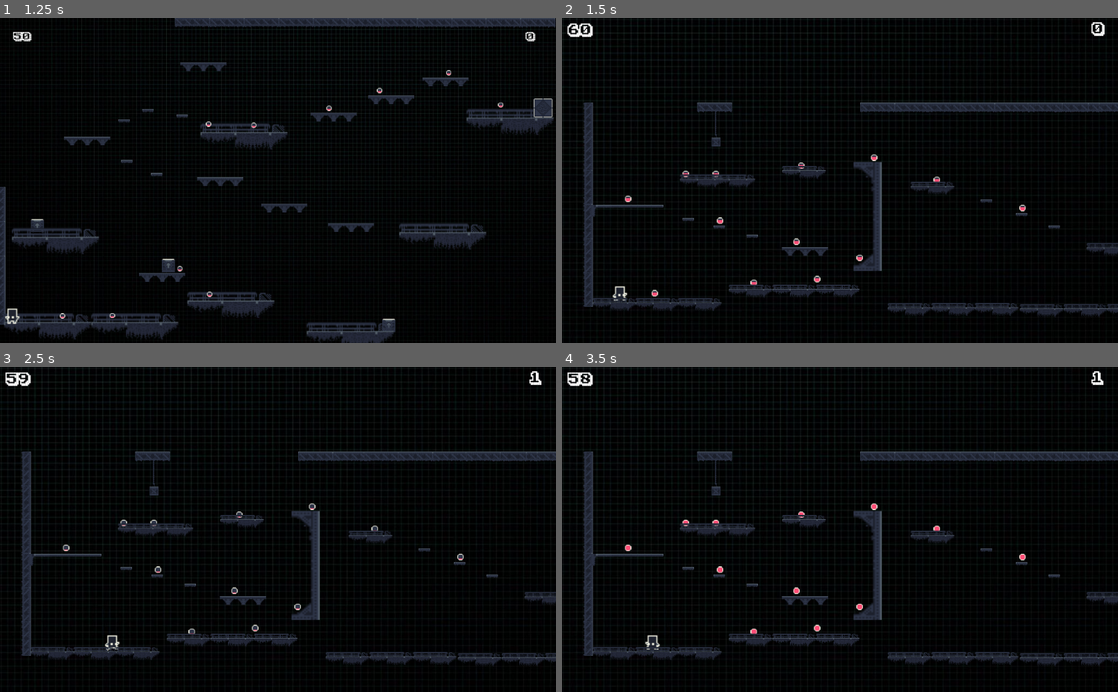
Above: before the commit, frames 1-4 (two rows, left to right).
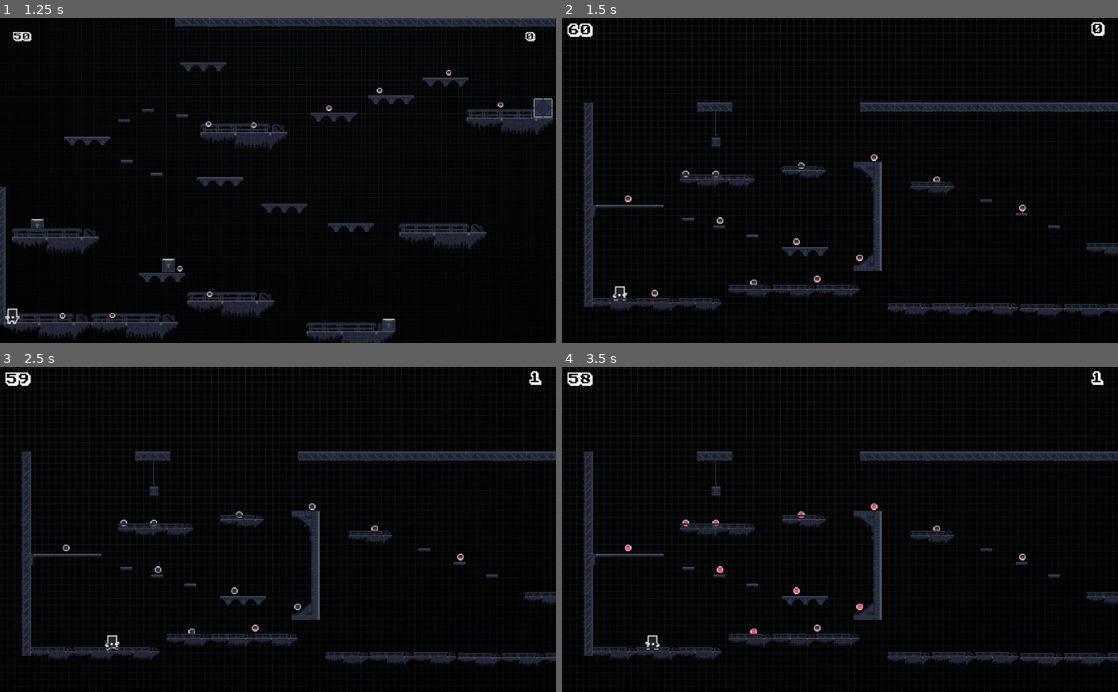
Above: after the commit, the same moments.

Repository: sennedjem/-unq-ipv-minion3
Game: Godot game, scene res://Resources/EscenaInicial.tscn
The game is run twice, just before and just after one commit, with the same random seed, the same clock (stepped at 60 frames per second) and the same inputs. Sound files missing from this copy of the repository are replaced by a short silence.
Inputs:
- Up to frame 1 (1.25 s): click "Iniciar juego" at 0.5 s
- Up to frame 2 (1.5 s): tap Enter (ui_accept) at 1.25, 1.35 s; hold Right (ui_right) from 1.28 s (still down)
- Up to frame 3 (2.5 s): keep holding Right (ui_right); tap Enter (ui_accept) at 1.52, 1.82, 2.1, 2.27 s
- Up to frame 4 (3.5 s): tap Enter (ui_accept) at 2.57, 2.85 s; release Right (ui_right) at 2.78 s; hold Left (ui_left) from 2.78 s (still down)

Frame 1 is identical in both runs. In frame 2, less than 0.1% of the frame differs, in the area x 11-84%, y 42-86%; in frame 3, less than 0.1%; in frame 4, less than 0.1%.

Commit message:
mecanica de freno de tiempo se llevo a nivel 2  y 3

Diff:
--- a/Scripts/PrimerNivel.gd
+++ b/Scripts/PrimerNivel.gd
@@ -16,7 +16,6 @@
 
 func _process(delta):
 	check_ending()
-	print($PersonajeJugable.caminando)
 	if $PersonajeJugable.caminando:
 		_retomar_juego()
 	else:
--- a/Scripts/SegundoNivel.gd
+++ b/Scripts/SegundoNivel.gd
@@ -17,6 +17,75 @@
 		puede_avanzar = true
 	elif (coins_collected >= 7):
 		$"Caja Final/AnimatedSprite".play("mitad")
+	if $PersonajeJugable.caminando:
+		_retomar_juego()
+	else:
+		_frenar_juego()
+
+func _frenar_juego():
+	if $Monedas/Coin/AnimatedSprite:
+		$Monedas/Coin/AnimatedSprite.stop()
+	if $Monedas/Coin2/AnimatedSprite:
+		$Monedas/Coin2/AnimatedSprite.stop()
+	if $Monedas/Coin3/AnimatedSprite:
+		$Monedas/Coin3/AnimatedSprite.stop()
+	if $Monedas/Coin4/AnimatedSprite:
+		$Monedas/Coin4/AnimatedSprite.stop()
+	if $Monedas/Coin5/AnimatedSprite:
+		$Monedas/Coin5/AnimatedSprite.stop()
+	if $Monedas/Coin6/AnimatedSprite:
+		$Monedas/Coin6/AnimatedSprite.stop()
+	if $Monedas/Coin7/AnimatedSprite:
+		$Monedas/Coin7/AnimatedSprite.stop()
+	if $Monedas/Coin8/AnimatedSprite:
+		$Monedas/Coin8/AnimatedSprite.stop()
+	if $Monedas/Coin9/AnimatedSprite:
+		$Monedas/Coin9/AnimatedSprite.stop()
+	if $Monedas/Coin10/AnimatedSprite:
+		$Monedas/Coin10/AnimatedSprite.stop()
+	if $Monedas/Coin11/AnimatedSprite:
+		$Monedas/Coin11/AnimatedSprite.stop()
+	if $Monedas/Coin12/AnimatedSprite:
+		$Monedas/Coin12/AnimatedSprite.stop()
+	if $Monedas/Coin13/AnimatedSprite:
+		$Monedas/Coin13/AnimatedSprite.stop()
+	if $Monedas/Coin14/AnimatedSprite:
+		$Monedas/Coin14/AnimatedSprite.stop()
+	$Timer.stop()
+	$"Caja Final/AnimatedSprite".stop()
+
+func _retomar_juego():
+	if $Monedas/Coin/AnimatedSprite:
+		$Monedas/Coin/AnimatedSprite.play()
+	if $Monedas/Coin2/AnimatedSprite:
+		$Monedas/Coin2/AnimatedSprite.play()
+	if $Monedas/Coin3/AnimatedSprite:
+		$Monedas/Coin3/AnimatedSprite.play()
+	if $Monedas/Coin4/AnimatedSprite:
+		$Monedas/Coin4/AnimatedSprite.play()
+	if $Monedas/Coin5/AnimatedSprite:
+		$Monedas/Coin5/AnimatedSprite.play()
+	if $Monedas/Coin6/AnimatedSprite:
+		$Monedas/Coin6/AnimatedSprite.play()
+	if $Monedas/Coin7/AnimatedSprite:
+		$Monedas/Coin7/AnimatedSprite.play()
+	if $Monedas/Coin8/AnimatedSprite:
+		$Monedas/Coin8/AnimatedSprite.play()
+	if $Monedas/Coin9/AnimatedSprite:
+		$Monedas/Coin9/AnimatedSprite.play()
+	if $Monedas/Coin10/AnimatedSprite:
+		$Monedas/Coin10/AnimatedSprite.play()
+	if $Monedas/Coin11/AnimatedSprite:
+		$Monedas/Coin11/AnimatedSprite.stop()
+	if $Monedas/Coin12/AnimatedSprite:
+		$Monedas/Coin12/AnimatedSprite.stop()
+	if $Monedas/Coin13/AnimatedSprite:
+		$Monedas/Coin13/AnimatedSprite.stop()
+	if $Monedas/Coin14/AnimatedSprite:
+		$Monedas/Coin14/AnimatedSprite.stop()
+	if $Timer.is_stopped():
+		$Timer.start()
+	$"Caja Final/AnimatedSprite".play()
 
 func check_distance_caja():
 	var distanceCajaPj = $PersonajeJugable.position.distance_to($"Bordes y Plataformas/Techo con gancho/Caja".position)
@@ -25,8 +94,10 @@
 	if (distanceCajaPlataforma > 405):
 		$"Bordes y Plataformas/Techo con gancho/Caja".mode = RigidBody2D.MODE_STATIC
 	elif (distanceCajaPj < 55):
-		$"Bordes y Plataformas/Techo con gancho/Caja".mode = RigidBody2D.MODE_RIGID
-
+		if($PersonajeJugable.caminando):
+			$"Bordes y Plataformas/Techo con gancho/Caja".mode = RigidBody2D.MODE_RIGID
+		else:
+			$"Bordes y Plataformas/Techo con gancho/Caja".mode = RigidBody2D.MODE_STATIC
 
 func _on_Coin_pj_entered():
 	coins_collected += 1
@@ -52,7 +123,8 @@
 
 
 func _on_Caja_Final_personaje_entro():
-	get_tree().change_scene("res://Niveles/TercerNivel.tscn")
+	if(puede_avanzar):
+		get_tree().change_scene("res://Niveles/TercerNivel.tscn")
 	#esta_en_final = true
 	#if !$Success.playing:
 	#	$Success.play()
--- a/Scripts/TercerNivel.gd
+++ b/Scripts/TercerNivel.gd
@@ -11,6 +11,55 @@
 	$PersonajeJugable/Camera2D.limit_right = 1436
 	$MusicaFondo.play()
 
+func _frenar_juego():
+	if $Monedas/Coin/AnimatedSprite:
+		$Monedas/Coin/AnimatedSprite.stop()
+	if $Monedas/Coin2/AnimatedSprite:
+		$Monedas/Coin2/AnimatedSprite.stop()
+	if $Monedas/Coin3/AnimatedSprite:
+		$Monedas/Coin3/AnimatedSprite.stop()
+	if $Monedas/Coin4/AnimatedSprite:
+		$Monedas/Coin4/AnimatedSprite.stop()
+	if $Monedas/Coin5/AnimatedSprite:
+		$Monedas/Coin5/AnimatedSprite.stop()
+	if $Monedas/Coin6/AnimatedSprite:
+		$Monedas/Coin6/AnimatedSprite.stop()
+	if $Monedas/Coin7/AnimatedSprite:
+		$Monedas/Coin7/AnimatedSprite.stop()
+	if $Monedas/Coin8/AnimatedSprite:
+		$Monedas/Coin8/AnimatedSprite.stop()
+	if $Monedas/Coin9/AnimatedSprite:
+		$Monedas/Coin9/AnimatedSprite.stop()
+	if $Monedas/Coin10/AnimatedSprite:
+		$Monedas/Coin10/AnimatedSprite.stop()
+	$Timer.stop()
+	$"CajaFinal/AnimatedSprite".stop()
+
+func _retomar_juego():
+	if $Monedas/Coin/AnimatedSprite:
+		$Monedas/Coin/AnimatedSprite.play()
+	if $Monedas/Coin2/AnimatedSprite:
+		$Monedas/Coin2/AnimatedSprite.play()
+	if $Monedas/Coin3/AnimatedSprite:
+		$Monedas/Coin3/AnimatedSprite.play()
+	if $Monedas/Coin4/AnimatedSprite:
+		$Monedas/Coin4/AnimatedSprite.play()
+	if $Monedas/Coin5/AnimatedSprite:
+		$Monedas/Coin5/AnimatedSprite.play()
+	if $Monedas/Coin6/AnimatedSprite:
+		$Monedas/Coin6/AnimatedSprite.play()
+	if $Monedas/Coin7/AnimatedSprite:
+		$Monedas/Coin7/AnimatedSprite.play()
+	if $Monedas/Coin8/AnimatedSprite:
+		$Monedas/Coin8/AnimatedSprite.play()
+	if $Monedas/Coin9/AnimatedSprite:
+		$Monedas/Coin9/AnimatedSprite.play()
+	if $Monedas/Coin10/AnimatedSprite:
+		$Monedas/Coin10/AnimatedSprite.play()
+	if $Timer.is_stopped():
+		$Timer.start()
+	$"CajaFinal/AnimatedSprite".play()
+
 func _process(delta):
 	if (coins == 10):
 		puede_avanzar = true
@@ -18,6 +67,10 @@
 	elif (coins == 5):
 		$CajaFinal/AnimatedSprite.play("mitad")
 	check_ending()
+	if $PersonajeJugable.caminando:
+		_retomar_juego()
+	else:
+		_frenar_juego()
 
 func _on_Coin_pj_entered():
 	coins += 1
@@ -61,8 +114,9 @@
 
 
 func _on_Caja_Activa_personaje_entro():
-	esta_en_final = true
-	puede_avanzar = true
+	get_tree().change_scene("res://Resources/JuegoFinalizado.tscn")
+	#esta_en_final = true
+	#puede_avanzar = true
 
 
 func _on_Caja_Activa_personaje_salio():
